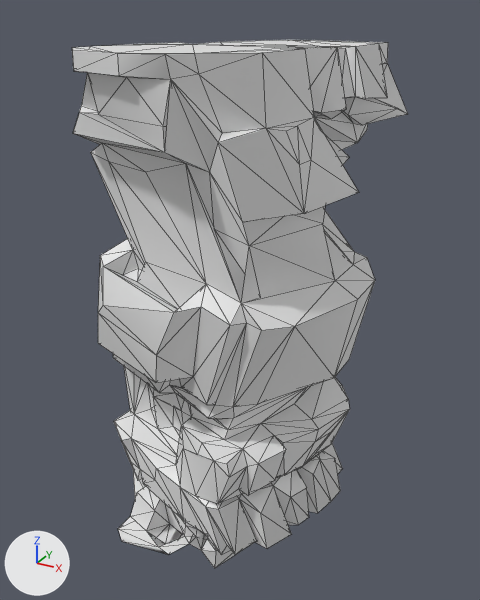
An edit to the OBJ model src/main/resources/assets/kn8/meshes/suit/mk1_reinforced/left_leg.obj, drawn before and after from the same camera.
The view is the same before and after, from a 50 mm lens placed at (0.488, -0.858, 0.798), pointed at (-0.016, 0.058, 0.34). Lighting does not change. The marker at lower left points along +X, +Y and +Z. The first picture is the older version. Mesh edges are drawn as thin lines. Where no turn or scale is listed for an object, it has been applied to the vertices. Vertices at exactly the same position are counted once.

In view in the first picture: 'left_leg'.
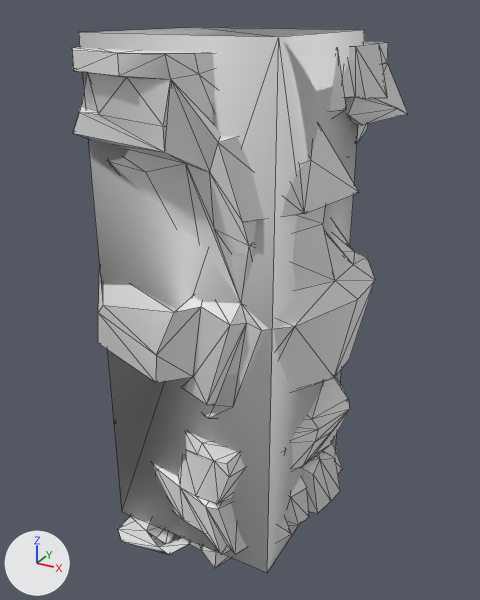
Location of each change, (x1, y1, x2, y2) in pixels of the pictures (480 x 600 px):
'left_leg', reshaped: before (72, 40, 408, 568); after (72, 27, 408, 572)
part 1 of me_left_leg, added: after (79, 27, 365, 572)

What changed in the scene script:
```text
Change me_left_leg:
    used by ob_left_leg; location = (0.0, 0.0, 0.0)
    remove me_left_leg.from_pydata(...)  # 483 vertices, 963 faces; spans x -0.27..0.217, y -0.215..0.284, z -0.16..0.75
    add me_left_leg.from_pydata(...)  # 491 vertices, 975 faces; spans x -0.27..0.217, y -0.215..0.284, z -0.16..0.769
    me_left_leg part 1: a new loose piece, a box spanning x -0.144..0.144, y -0.144..0.144, z -0.019..0.769
    other edits to the shape of me_left_leg do not show in these pictures
```
